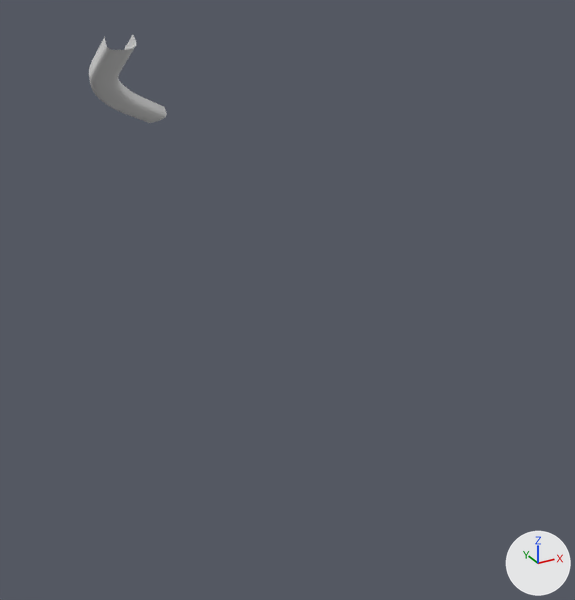
Before and after pictures for a commit that changed the Blender file Assets/mesh/track.blend.
Camera for both pictures: a 50 mm camera at (-43.7, -137.7, 15.5) aimed at (26.5, -10.1, -48.3). Arrows for +X, +Y and +Z are at lower right; the lights stay in place.

Before the edit, the objects in view are built like this:
```python
cu_beziercurve = bpy.data.curves.new('BezierCurve', 'CURVE')
cu_beziercurve.dimensions = '3D'
_sp = cu_beziercurve.splines.new('BEZIER'); _sp.bezier_points.add(3)
_sp.bezier_points.foreach_set('co', [0.0, 0.0, 0.0, -0.00959, 12.01, -6.997, 7.8, 28.07, -14.5, 19.2, 38.97, -20.58])
_sp.bezier_points.foreach_set('handle_left', [0.00137, -1.715, 0.999, -0.595, 9.547, -5.702, 4.94, 24.16, -12.51, 16.33, 36.23, -19.05])
_sp.bezier_points.foreach_set('handle_right', [-0.00318, 3.988, -2.324, 1.446, 18.13, -10.22, 10.25, 31.42, -16.19, 21.93, 41.59, -22.04])
for _p, _l, _r in zip(_sp.bezier_points, ['ALIGNED', 'ALIGNED', 'ALIGNED', 'ALIGNED'], ['ALIGNED', 'ALIGNED', 'ALIGNED', 'ALIGNED']): _p.handle_left_type = _l; _p.handle_right_type = _r
_sp.bezier_points.foreach_set('tilt', [-0.03, -0.03, -0.03, -0.03])
_sp.order_u = 0
_sp.order_v = 0
_sp.resolution_u = 8
cu_beziercurve.use_path_clamp = True
cu_beziercurve.bevel_mode = 'OBJECT'
cu_beziercurve.bevel_resolution = 0
cu_beziercurve.fill_mode = 'HALF'
cu_beziercurve.bevel_object = ob_beziercurve_001
ob_beziercurve = bpy.data.objects.new('BezierCurve', cu_beziercurve)
ob_beziercurve.location = (0.0, 0.0, 0.0)
```
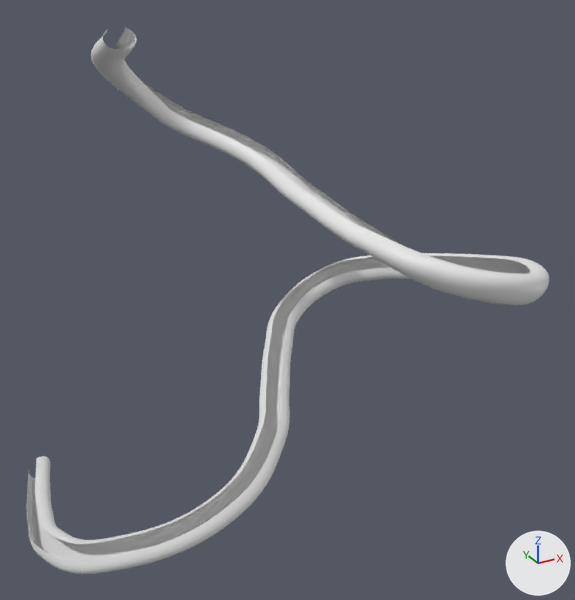
Pixel boxes [x1, y1, x2, y2] of what changed, in the pictures (575 x 600 px):
'BezierCurve', reshaped (562% wider, 516% taller): before [89, 35, 167, 123]; after [27, 27, 549, 574]

The change, as a diff of the scene's bpy script:
```diff
--- a/Assets/mesh/track.blend.py
+++ b/Assets/mesh/track.blend.py
@@ cu_beziercurve_001 @@
 _sp = cu_beziercurve_001.splines.new('BEZIER'); _sp.bezier_points.add(2)
-_sp.bezier_points.foreach_set('co', [-2.5, 2.615, 0.0, 0.0, -0.0477, 0.0, 2.5, 2.615, 0.0])
-_sp.bezier_points.foreach_set('handle_left', [-2.278, 5.155, 0.0, -3.328, -0.0477, 0.0, 2.655, 0.84, 0.0])
-_sp.bezier_points.foreach_set('handle_right', [-2.655, 0.84, 0.0, 3.328, -0.0477, 0.0, 2.278, 5.155, 0.0])
+_sp.bezier_points.foreach_set('co', [-1.5, 4.0, 0.0, 0.0, 0.0, 0.0, 1.5, 4.0, 0.0])
+_sp.bezier_points.foreach_set('handle_left', [-0.448, 4.661, 0.0, -3.0, 0.0, 0.0, 4.066, 2.388, 0.0])
+_sp.bezier_points.foreach_set('handle_right', [-4.066, 2.388, 0.0, 3.0, 0.0, 0.0, 0.448, 4.661, 0.0])
 for _p, _l, _r in zip(_sp.bezier_points, ['ALIGNED', 'ALIGNED', 'ALIGNED'], ['ALIGNED', 'ALIGNED', 'ALIGNED']): _p.handle_left_type = _l; _p.handle_right_type = _r
@@ cu_beziercurve @@
 cu_beziercurve.dimensions = '3D'
-_sp = cu_beziercurve.splines.new('BEZIER'); _sp.bezier_points.add(3)
-_sp.bezier_points.foreach_set('co', [0.0, 0.0, 0.0, -0.00959, 12.01, -6.997, 7.8, 28.07, -14.5, 19.2, 38.97, -20.58])
-_sp.bezier_points.foreach_set('handle_left', [0.00137, -1.715, 0.999, -0.595, 9.547, -5.702, 4.94, 24.16, -12.51, 16.33, 36.23, -19.05])
-_sp.bezier_points.foreach_set('handle_right', [-0.00318, 3.988, -2.324, 1.446, 18.13, -10.22, 10.25, 31.42, -16.19, 21.93, 41.59, -22.04])
-for _p, _l, _r in zip(_sp.bezier_points, ['ALIGNED', 'ALIGNED', 'ALIGNED', 'ALIGNED'], ['ALIGNED', 'ALIGNED', 'ALIGNED', 'ALIGNED']): _p.handle_left_type = _l; _p.handle_right_type = _r
-_sp.bezier_points.foreach_set('tilt', [-0.03, -0.03, -0.03, -0.03])
+_sp = cu_beziercurve.splines.new('BEZIER'); _sp.bezier_points.add(22)
+_sp.bezier_points.foreach_set('co', [0.0, 0.0, 0.0, 0.0, 10.0, -5.0, 13.0, 20.0, -16.0, 27.0, 7.0, -24.0, 29.51, -10.62, -28.98, 30.58, -28.38, -32.0, 33.76, -45.42, -33.67, 50.26, -51.24, -37.0, 60.95, -39.74, -40.0, 61.06, -28.02, -43.0, 58.33, -16.39, -46.0, 53.1, -4.736, -49.0, 44.96, 3.069, -53.0, 33.86, 2.61, -59.0, 27.0, -5.26, -63.0, 20.96, -14.99, -67.0, 15.0, -24.58, -70.0, 1.686, -33.14, -75.0, -17.74, -26.93, -82.0, -23.97, -12.05, -88.0, -23.19, 1.251, -92.0, -20.54, 16.38, -96.0, -17.54, 30.74, -100.0])
+_sp.bezier_points.foreach_set('handle_left', [0.0, -3.904, 2.342, -1.557, 6.686, -2.624, 6.722, 20.57, -11.56, 23.54, 13.75, -21.2, 28.81, -3.668, -27.6, 29.73, -21.44, -31.07, 29.42, -40.31, -32.56, 43.68, -52.86, -35.45, 58.69, -45.37, -38.55, 61.56, -32.57, -41.83, 59.83, -20.81, -44.86, 55.92, -8.754, -47.53, 48.87, 1.524, -50.97, 37.81, 4.569, -56.8, 29.43, -1.963, -61.49, 23.35, -11.14, -65.61, 18.06, -21.46, -68.7, 7.72, -32.34, -72.78, -11.96, -32.21, -78.92, -22.92, -18.32, -85.81, -23.8, -3.943, -90.53, -21.67, 10.5, -94.4, -18.71, 25.14, -98.44])
+_sp.bezier_points.foreach_set('handle_right', [0.0, 3.904, -2.342, 2.751, 15.85, -9.197, 19.58, 19.4, -20.66, 30.09, 0.979, -26.5, 30.2, -17.5, -30.34, 31.41, -35.07, -32.9, 38.2, -50.65, -34.8, 56.17, -49.79, -38.39, 62.66, -35.48, -41.1, 60.54, -23.39, -44.19, 56.74, -11.67, -47.21, 50.53, -1.069, -50.34, 40.83, 4.699, -55.14, 30.36, 0.876, -60.95, 24.36, -8.836, -64.63, 18.66, -18.69, -68.34, 10.65, -29.01, -71.85, -6.156, -34.19, -77.88, -22.36, -22.72, -84.46, -24.82, -6.988, -89.77, -22.5, 7.179, -93.67, -19.45, 22.02, -97.53, -16.37, 36.35, -101.6])
+for _p, _l, _r in zip(_sp.bezier_points, ['ALIGNED', 'ALIGNED', 'ALIGNED', 'ALIGNED', 'ALIGNED', 'ALIGNED', 'ALIGNED', 'ALIGNED', 'ALIGNED', 'ALIGNED', 'ALIGNED', 'ALIGNED', 'ALIGNED', 'ALIGNED', 'ALIGNED', 'ALIGNED', 'ALIGNED', 'ALIGNED', 'ALIGNED', 'ALIGNED', 'ALIGNED', 'ALIGNED', 'ALIGNED'], ['ALIGNED', 'ALIGNED', 'ALIGNED', 'ALIGNED', 'ALIGNED', 'ALIGNED', 'ALIGNED', 'ALIGNED', 'ALIGNED', 'ALIGNED', 'ALIGNED', 'ALIGNED', 'ALIGNED', 'ALIGNED', 'ALIGNED', 'ALIGNED', 'ALIGNED', 'ALIGNED', 'ALIGNED', 'ALIGNED', 'ALIGNED', 'ALIGNED', 'ALIGNED']): _p.handle_left_type = _l; _p.handle_right_type = _r
+_sp.bezier_points.foreach_set('tilt', [-0.03, 0.319, 1.454, 1.454, 1.366, 1.192, 0.406, -0.03, -0.03, -0.03, -0.03, -0.03, -0.03, -0.03, -0.03, -0.03, -0.03, -0.03, -0.03, -0.03, -0.03, -0.03, -0.03])
 _sp.order_u = 0
```
